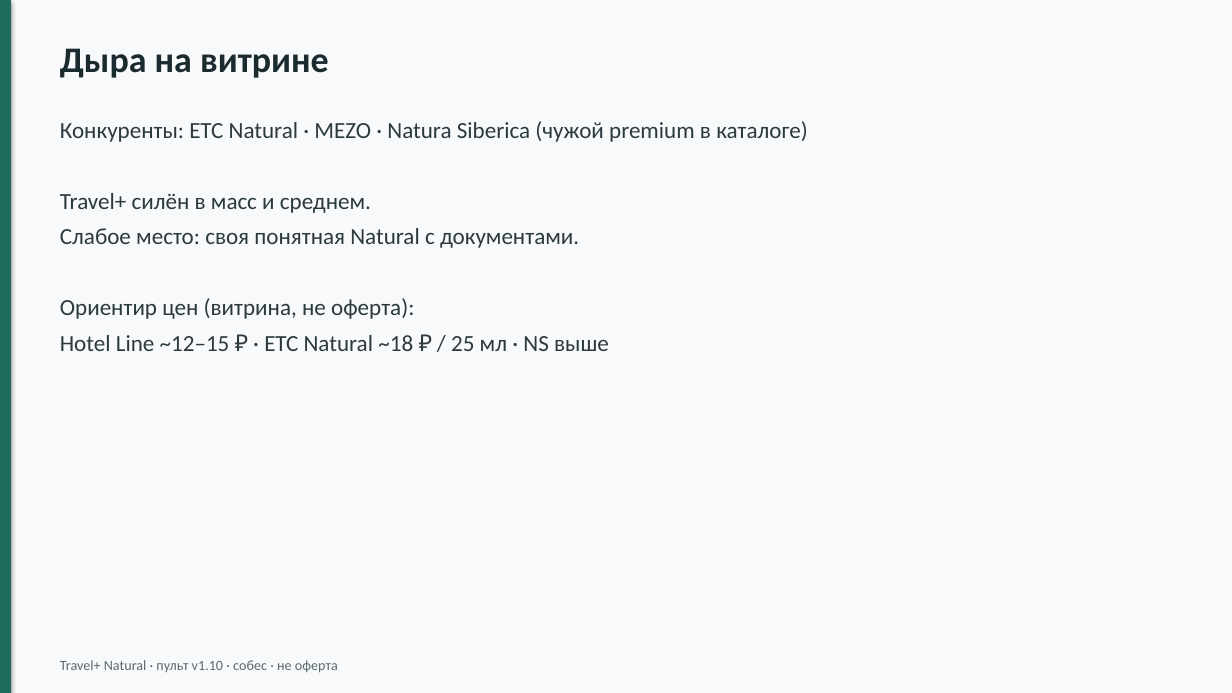
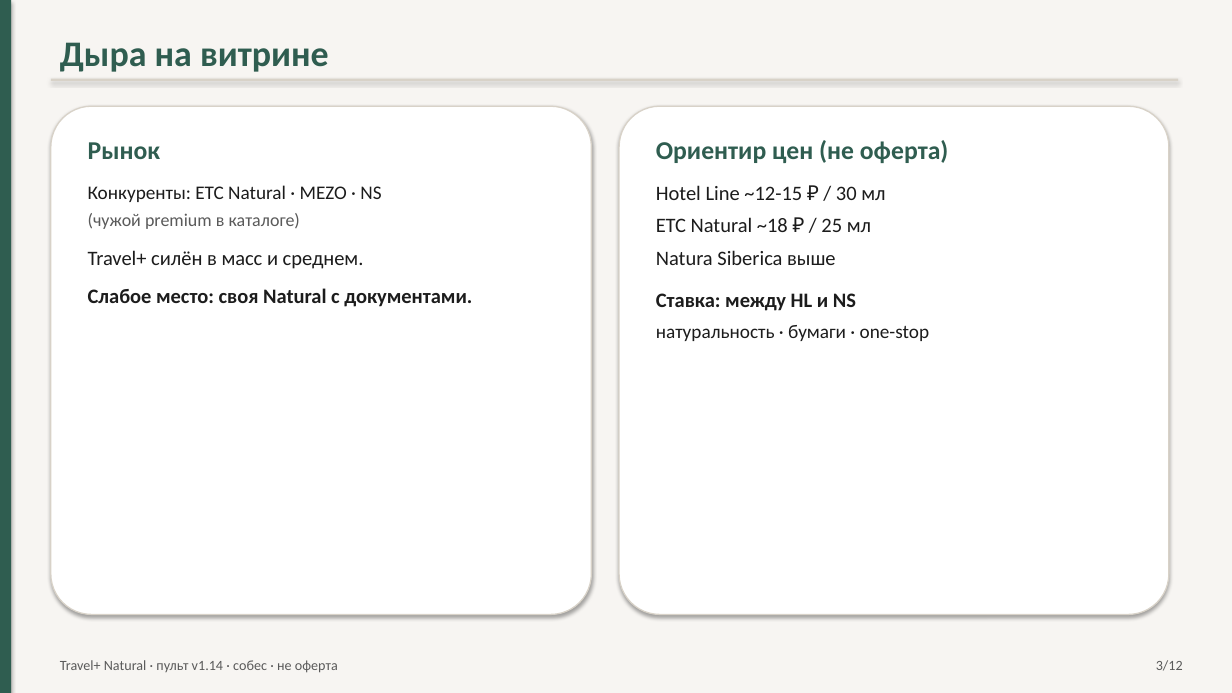
Before and after one commit to pagasbot-coder/Banya-Digital, a slide deck: slide 3 of knowledge-base/presentation-travelplus-interview.pptx. Drawn at 1232x693 pixels with LibreOffice and Linux fonts; fonts in the diff are those of the drawing. Boxes give left, top, right and bottom in pixels: in the first picture for what was removed or moved away, otherwise in the second. Text is boxed around its words. In the diff, an @@ line names an element or a change of style, - is before the commit and + after.

```diff
--- a/knowledge-base/presentation-travelplus-interview.pptx
+++ b/knowledge-base/presentation-travelplus-interview.pptx
@@ rectangle at (x1=0, y1=0, x2=1232, y2=693): fill #F7F9FB to #F7F5F2 @@
@@ rectangle at (x1=0, y1=0, x2=11, y2=693): fill #1F6B5C to #2F5D50 @@
@@ text "Дыра на витрине" at (x1=60, y1=42, x2=329, y2=72): text colour #1A2A2E to #2F5D50 @@
@@ rectangle added at (x1=51, y1=79, x2=1178, y2=81), fill #D8D2C8 @@
@@ rounded rectangle added at (x1=51, y1=106, x2=592, y2=615), fill #FFFFFF, outline #D8D2C8 1 pt @@
@@ rounded rectangle added at (x1=619, y1=106, x2=1169, y2=615), fill #FFFFFF, outline #D8D2C8 1 pt @@
@@ text "Рынок" moved from (x1=60, y1=121, x2=808, y2=351) to (x1=88, y1=142, x2=472, y2=307) @@
@@ text at (x1=88, y1=142, x2=381, y2=229): text changed; size 18 to 15 pt; text colour #2C3A3F to #1C1C1C @@
-Конкуренты: ЕТС Natural · MEZO · Natura Siberica (чужой premium в каталоге)
+Рынок
+Конкуренты: ЕТС Natural · MEZO · NS
+(чужой premium в каталоге)
@@ text added at (x1=656, y1=140, x2=949, y2=341), 16 pt, text #1C1C1C @@
+Ориентир цен (не оферта)
+Hotel Line ~12-15 ₽ / 30 мл
+ЕТС Natural ~18 ₽ / 25 мл
+Natura Siberica выше
+Ставка: между HL и NS
+натуральность · бумаги · one-stop
@@ text at (x1=88, y1=250, x2=364, y2=269): size 18 to 16 pt, text colour #2C3A3F to #1C1C1C in "Travel+ силён в масс и среднем."; more space between paragraphs @@
@@ text at (x1=88, y1=288, x2=472, y2=307): text changed; size 18 to 16 pt; text colour #2C3A3F to #1C1C1C; bold on @@
-Слабое место: своя понятная Natural с документами.
-Ориентир цен (витрина, не оферта):
-Hotel Line ~12–15 ₽ · ЕТС Natural ~18 ₽ / 25 мл · NS выше
+Слабое место: своя Natural с документами.
@@ text at (x1=60, y1=660, x2=338, y2=673): text changed; text colour #5A6A70 to #5A5A5A @@
-Travel+ Natural · пульт v1.10 · собес · не оферта
+Travel+ Natural · пульт v1.14 · собес · не оферта
@@ text added at (x1=1156, y1=660, x2=1183, y2=671), 11 pt, text #5A5A5A @@
+3/12
```
Also in this commit, not shown: 10 other slides changed, 1 slide added, 12 other files.
